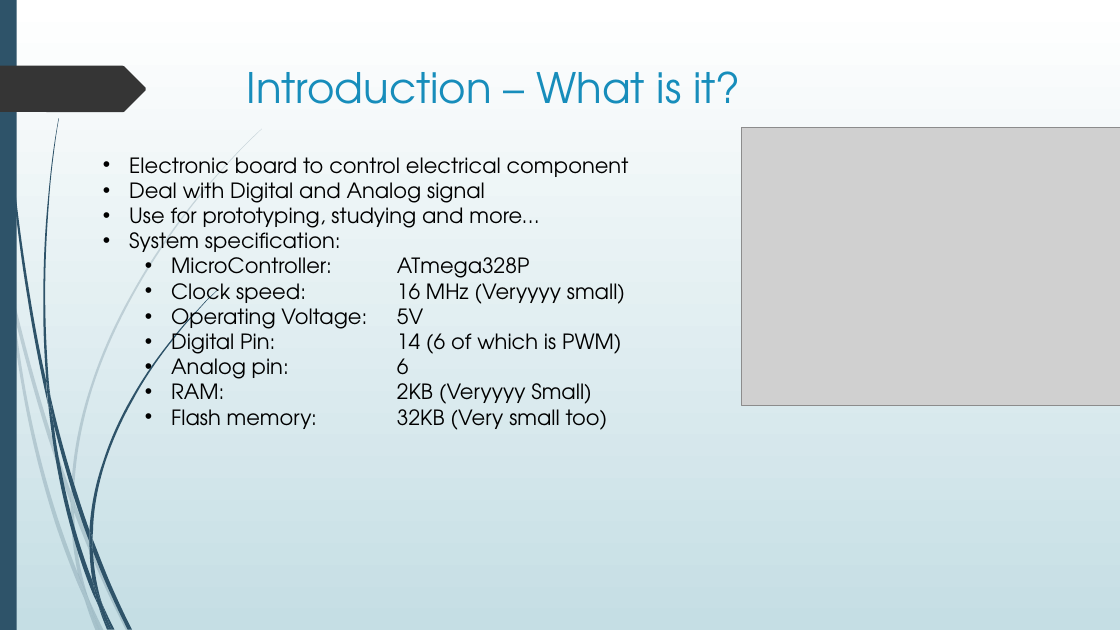
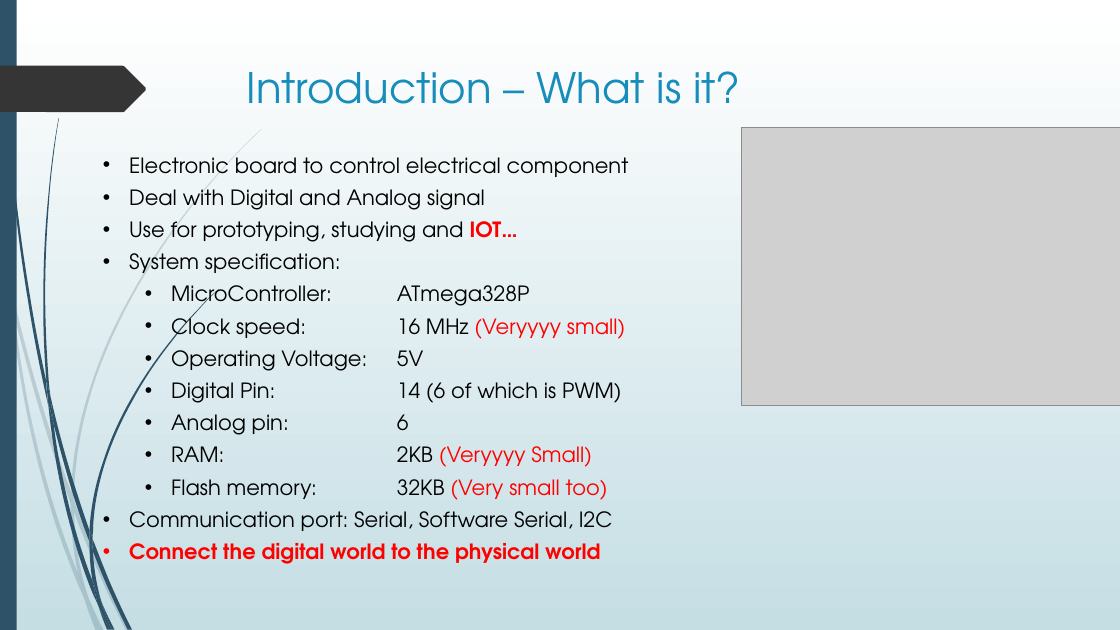
Before and after one commit to nxphi47/arduinoWSntuoss, a slide deck: slide 2 of Arduino_workshop.pptx. Drawn at 1120x630 pixels with LibreOffice and Linux fonts; fonts in the diff are those of the drawing; grey boxes stand for pictures. Boxes give left, top, right and bottom in pixels: in the first picture for what was removed or moved away, otherwise in the second. Text is boxed around its words. In the diff, an @@ line names an element or a change of style, - is before the commit and + after.

```diff
--- a/Arduino_workshop.pptx
+++ b/Arduino_workshop.pptx
@@ text at [129,157,629,500]: text colour #000000 to #FF0000 in "(Veryyyy small)", "(Veryyyy Small)", "(Very small too)"; more space between paragraphs @@
@@ text at [129,221,518,242]: text changed @@
-• Use for prototyping, studying and more…
+• Use for prototyping, studying and IOT…
@@ text at [129,511,612,564]: paragraphs added @@
+• Communication port: Serial, Software Serial, I2C
+• Connect the digital world to the physical world
```
Also in this commit, not shown: 12 slides added, 3 other files.
